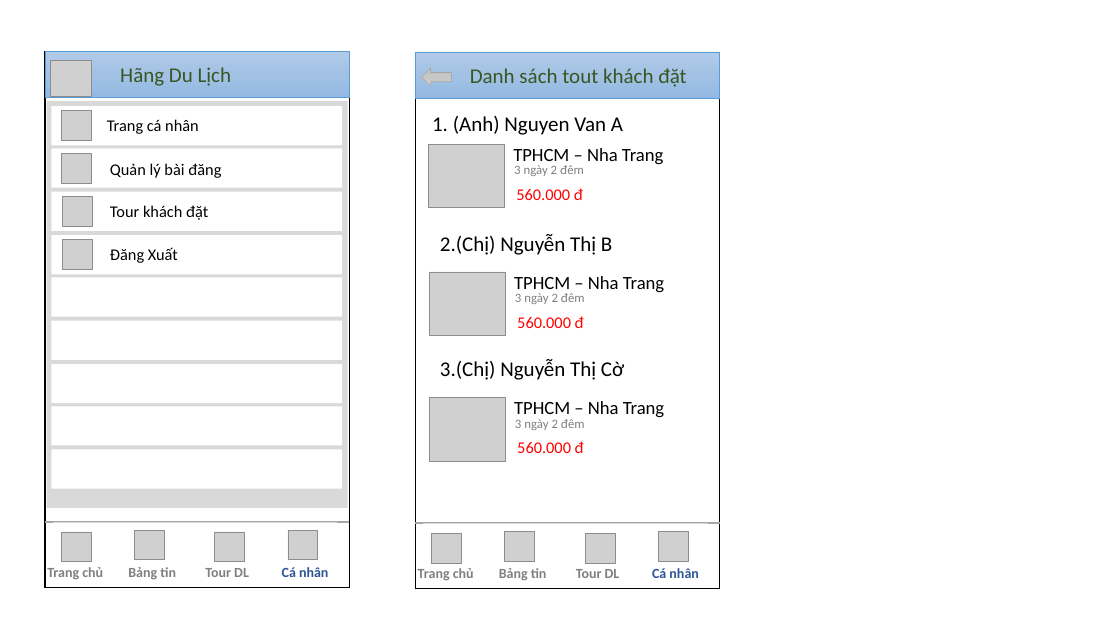
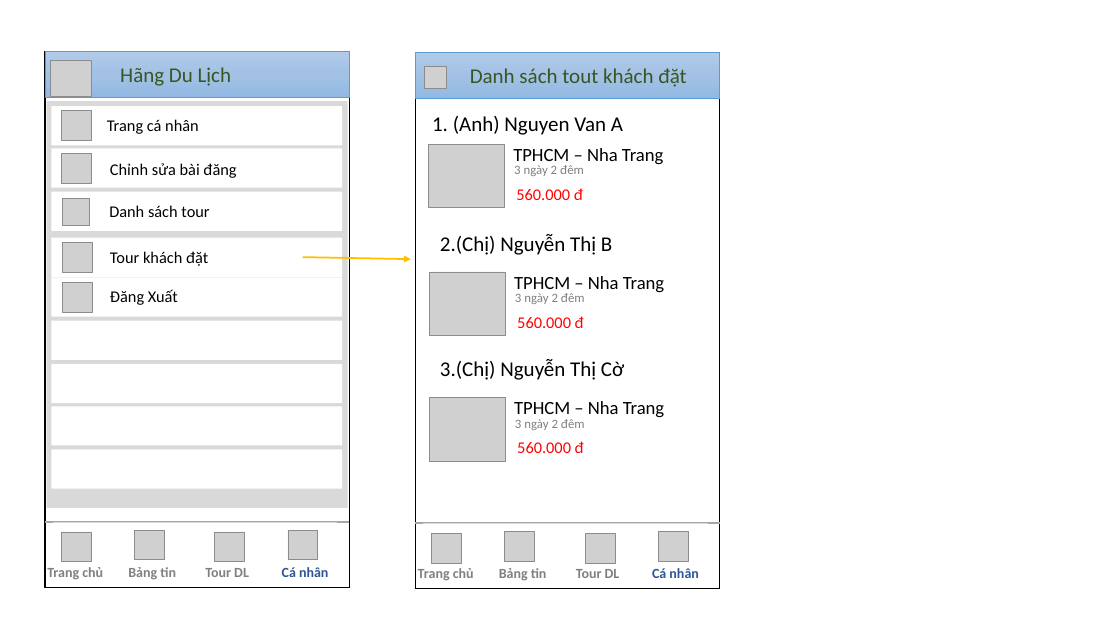
Before and after one commit to conghoangv624/Chuy-n-dd-nh-m-6, a slide deck: slide 21 of Document/CD1-Nhom6-Full.pptx (slide 20 before the commit). Drawn at 1120x630 pixels with LibreOffice and Linux fonts; fonts in the diff are those of the drawing; grey boxes stand for pictures. Boxes give left, top, right and bottom in pixels: in the first picture for what was removed or moved away, otherwise in the second. Text is boxed around its words. In the diff, an @@ line names an element or a change of style, - is before the commit and + after.

```diff
--- a/Document/CD1-Nhom6-Full.pptx
+++ b/Document/CD1-Nhom6-Full.pptx
@@ right arrow removed at (x1=422, y1=68, x2=452, y2=87) @@
@@ picture added at (x1=424, y1=66, x2=447, y2=89) @@
@@ text at (x1=110, y1=163, x2=236, y2=178): text changed @@
-Quản lý bài đăng
+Chỉnh sửa bài đăng
@@ picture added at (x1=62, y1=198, x2=89, y2=225) @@
@@ text added at (x1=109, y1=205, x2=209, y2=217), 14 pt, text #000000 @@
+Danh sách tour
@@ picture moved from (x1=63, y1=197, x2=93, y2=227) to (x1=63, y1=243, x2=93, y2=273) @@
@@ text "Tour khách đặt" moved from (x1=110, y1=205, x2=208, y2=220) to (x1=110, y1=251, x2=208, y2=266) @@
@@ arrow added from (302, 257) to (411, 260), #FFC000 1.5 pt @@
@@ picture moved from (x1=63, y1=240, x2=93, y2=271) to (x1=63, y1=282, x2=93, y2=313) @@
@@ text "Đăng Xuất" moved from (x1=110, y1=247, x2=178, y2=263) to (x1=110, y1=289, x2=178, y2=305) @@
```
Also in this commit, not shown: 15 other slides changed, 4 slides added, 3 slides removed.
